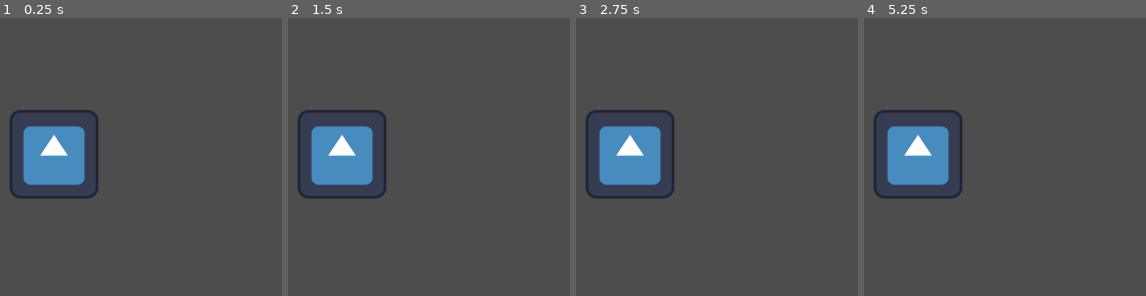
Above: before the commit, frames 1-4 (left to right).
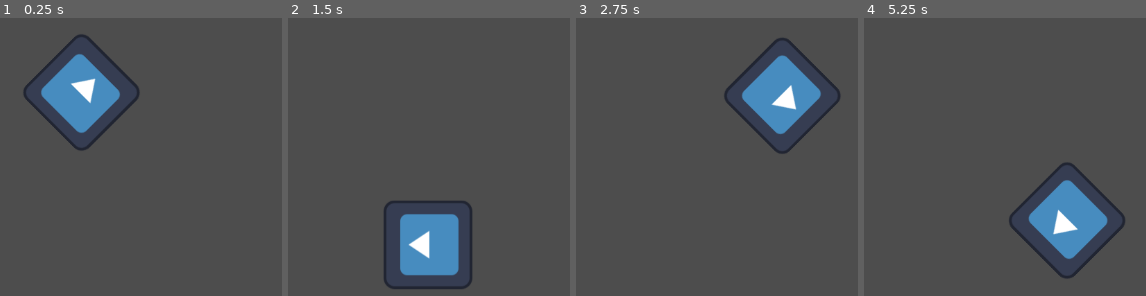
Above: after the commit, the same moments.

Repository: krishangordhan/Godot-Tutorials
Game: Godot game, scene res://sprite_2d.tscn
The game is run twice, just before and just after one commit, with the same random seed, the same clock (stepped at 60 frames per second) and the same inputs. The engine's default icon, where the game draws it, is replaced by a stand-in: a white triangle on a blue panel in a dark square.
Inputs:
- Up to frame 1 (0.25 s): no input
- Up to frame 2 (1.5 s): no input
- Up to frame 3 (2.75 s): no input
- Up to frame 4 (5.25 s): no input

The runs differ from the first frame. In frame 1, 11% of the frame differs, in the area x 3-50%, y 5-66%; in frame 2, 12%; in frame 3, 12%; in frame 4, 12%, in the area x 3-93%, y 33-94%.

Commit message:
Adding in first screipt changes

Diff:
--- a/first_script/Sprite_2d.gd
+++ b/first_script/Sprite_2d.gd
@@ -1 +1,10 @@
 extends Sprite2D
+
+var speed = 400
+var angular_speed = PI
+
+func _process(delta):
+	rotation += angular_speed * delta
+	var velocity = Vector2.UP.rotated(rotation) * speed
+
+	position += velocity * delta
